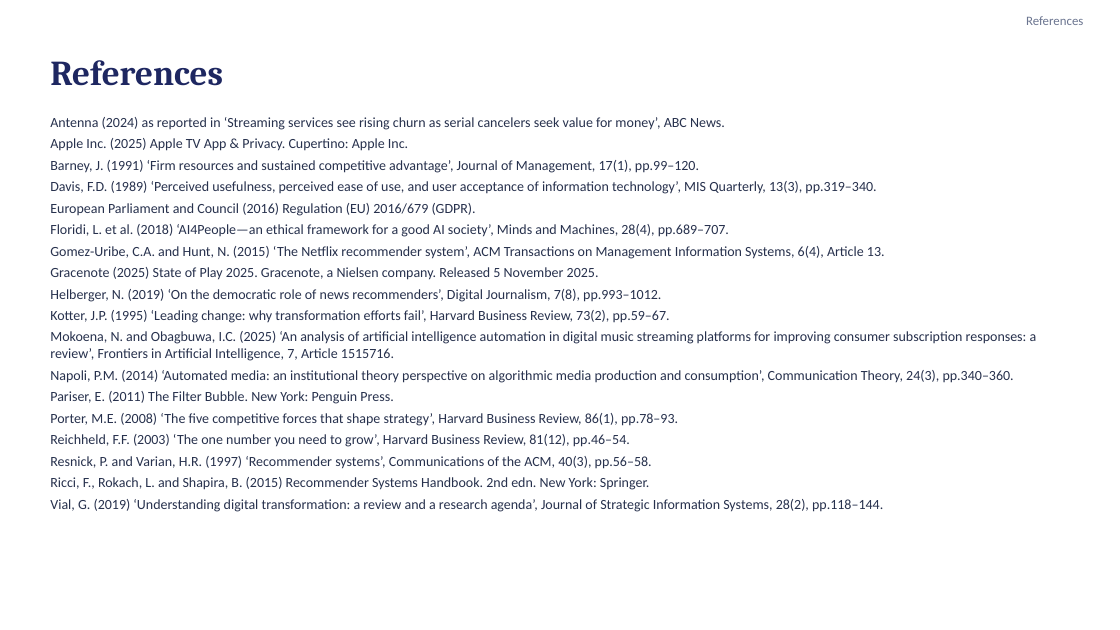
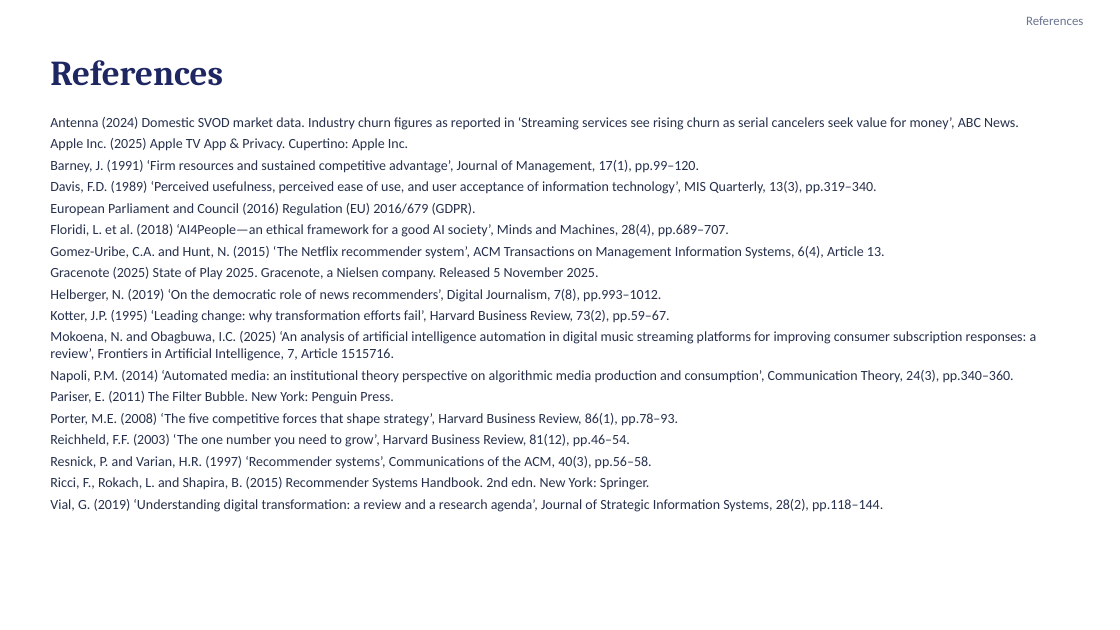
Before and after one commit to karanrg22-svg/skill, a slide deck: slide 12 of Earning-the-Signal_revised.pptx. Drawn at 1120x630 pixels with LibreOffice and Linux fonts; fonts in the diff are those of the drawing. Boxes give left, top, right and bottom in pixels: in the first picture for what was removed or moved away, otherwise in the second. Text is boxed around its words. In the diff, an @@ line names an element or a change of style, - is before the commit and + after.

```diff
--- a/Earning-the-Signal_revised.pptx
+++ b/Earning-the-Signal_revised.pptx
@@ text at (x1=50, y1=117, x2=1019, y2=130): text changed @@
-Antenna (2024) as reported in ‘Streaming services see rising churn as serial cancelers seek value for money’, ABC News.
+Antenna (2024) Domestic SVOD market data. Industry churn figures as reported in ‘Streaming services see rising churn as serial cancelers seek value for money’, ABC News.
```
Also in this commit, not shown: 3 other slides changed.
